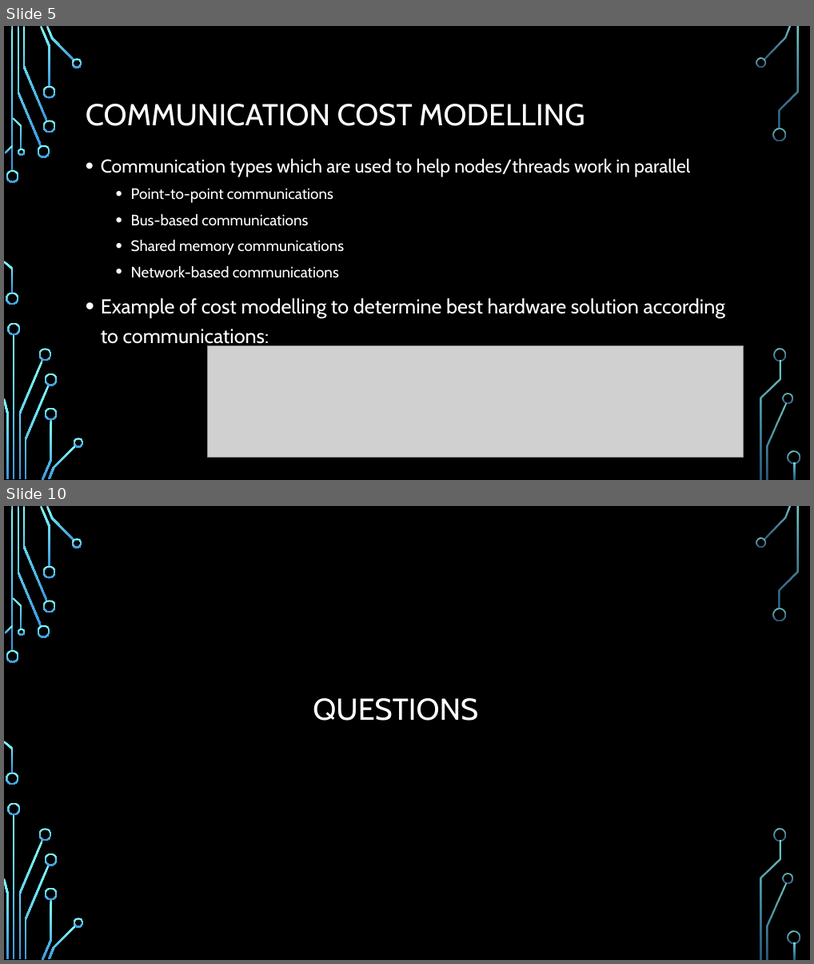
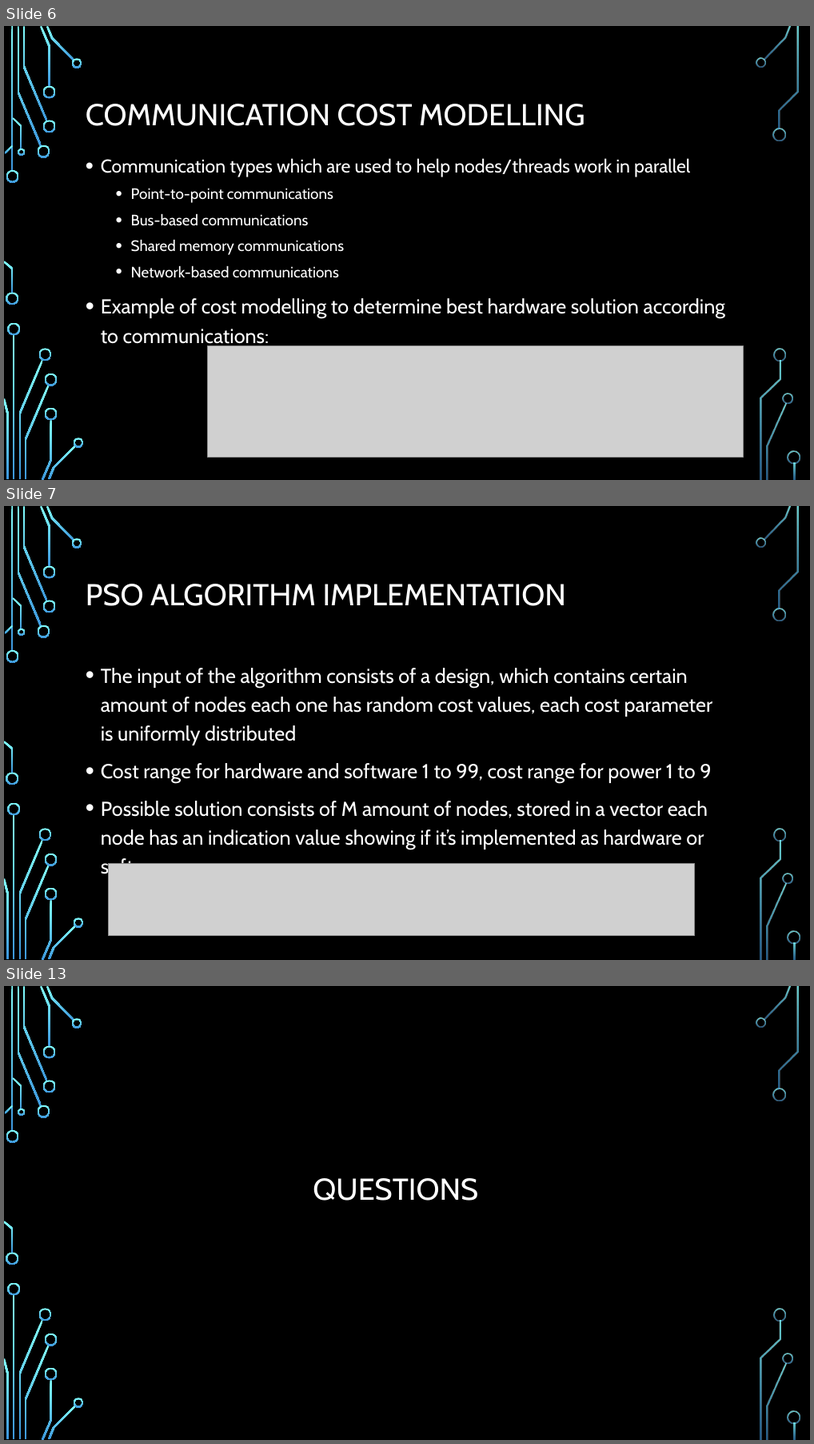
Before and after one commit to cliff-kirkman/ParallelComputing, a slide deck: An integrated high-level hardware-software partitioning methodology.pptx. Shown one above the other, each under a label of ours: slides 5 and 10 before the commit, slides 6, 7 and 13 after it; the slides between them are not shown. The pictures are 814x964 and 814x1444 pixels, drawn with LibreOffice and Linux fonts; fonts in the diff are those of the drawing; grey boxes stand for pictures; background and template pictures are left out. Boxes give left, top, right and bottom in pixels: in the first picture for what was removed or moved away, otherwise in the second. Text is boxed around its words. In the diff, an @@ line names an element or a change of style, - is before the commit and + after.

```diff
--- a/An integrated high-level hardware-software partitioning methodology.pptx
+++ b/An integrated high-level hardware-software partitioning methodology.pptx
@@ slide 7 added at [4,506,810,960], background picture (left out); not listed: 36 template elements that a slide beside it also shows @@
@@ title added at [86,584,566,606], 36 pt, text #FFFFFF @@
+PSO ALGORITHM IMPLEMENTATION
@@ text added at [101,668,714,878], 24 pt, text #FFFFFF @@
+• The input of the algorithm consists of a design, which contains certain amount of nodes each one has random cost values, each cost parameter is uniformly distributed
+• Cost range for hardware and software 1 to 99, cost range for power 1 to 9
+• Possible solution consists of M amount of nodes, stored in a vector each node has an indication value showing if it’s implemented as hardware or software
@@ picture added at [108,863,695,936] @@
@@ what was slide 5 is now slide 6 @@
@@ what was slide 10 is now slide 13 @@
```
Also in this commit, not shown: 3 slides changed, 3 other slides added, 1 slide removed.
